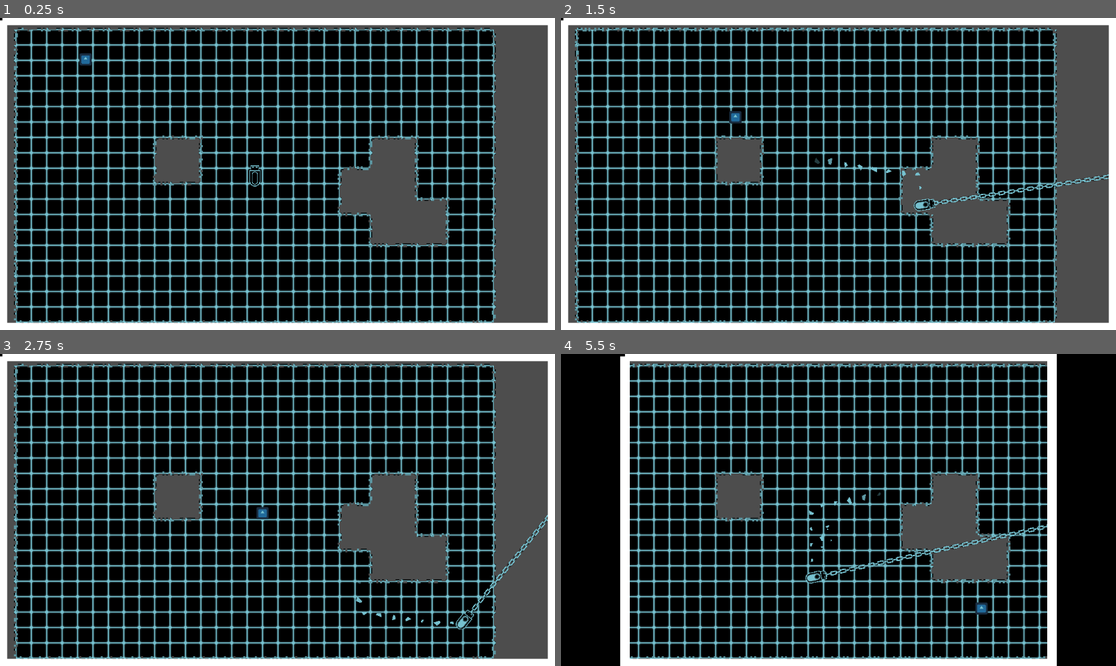
Above: before the commit, frames 1-4 (two rows, left to right).
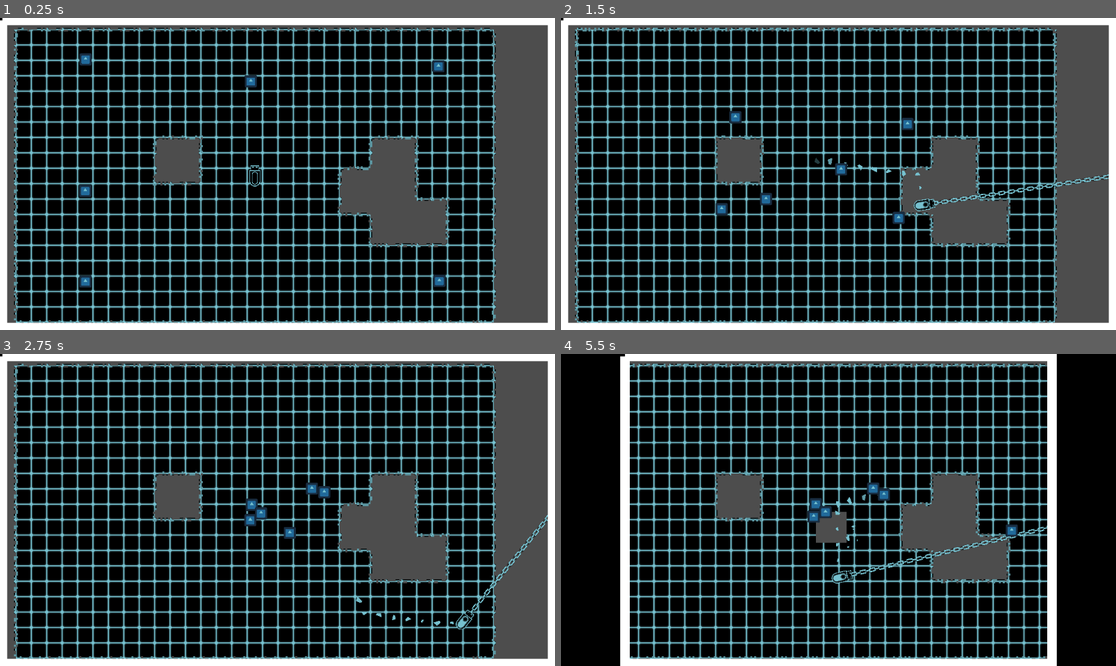
Above: after the commit, the same moments.

Repository: SomeSortOfSam/Hardest_Drive
Game: Godot game, scene res://scenes/gamplay.tscn
Two runs of this game, one before a commit and one after it. Both use one fixed random seed, a clock stepped at 60 frames per second and the inputs below. The engine's default icon, where the game draws it, is replaced by a stand-in: a white triangle on a blue panel in a dark square.
Inputs (mouse positions are in pixels of both pictures, inside the frame that each line leads up to):
- Up to frame 1 (0.25 s): no input
- Up to frame 2 (1.5 s): move the mouse to (960, 158) at 0.52 s; hold D (player_right) 0.53-1.28 s; click (960, 158) at 0.67 s; move the mouse to (727, 189) at 1.27 s; hold S (player_down) from 1.28 s (still down)
- Up to frame 3 (2.75 s): move the mouse to (333, 441) at 2.02 s; release S (player_down) at 2.03 s; hold D (player_right) from 2.03 s (still down)
- Up to frame 4 (5.5 s): move the mouse to (810, 572) at 2.77 s; release D (player_right) at 2.78 s; hold W (player_up) 2.78-3.53 s; click (810, 572) at 2.92 s; move the mouse to (1005, 556) at 3.52 s; hold A (player_left) 3.53-5.03 s; move the mouse to (672, 463) at 4.27 s; move the mouse to (866, 510) at 5.02 s; hold S (player_down) from 5.03 s (still down); click (866, 510) at 5.17 s

The runs differ from the first frame. In frame 1, 0.4% of the frame differs, in the area x 14-81%, y 13-87%; in frame 2, 0.4%; in frame 3, 0.4%; in frame 4, 1.9%, in the area x 43-88%, y 41-84%.

Commit message:
Made enemies die when offscreen

Diff:
--- a/scenes/enemy.tscn
+++ b/scenes/enemy.tscn
@@ -23,7 +23,7 @@
 
 [node name="HurtBox" type="Area2D" parent="."]
 collision_layer = 4
-collision_mask = 8
+collision_mask = 9
 
 [node name="CollisionShape2D" type="CollisionShape2D" parent="HurtBox"]
 position = Vector2(0.5, 0)
--- a/scenes/gamplay.tscn
+++ b/scenes/gamplay.tscn
@@ -918,4 +918,19 @@
 [node name="Enemy" parent="TileMap" instance=ExtResource("5_l7srj")]
 position = Vector2(-398, -243)
 
+[node name="Enemy2" parent="TileMap" instance=ExtResource("5_l7srj")]
+position = Vector2(419, -243)
+
+[node name="Enemy3" parent="TileMap" instance=ExtResource("5_l7srj")]
+position = Vector2(-398, 225)
+
+[node name="Enemy4" parent="TileMap" instance=ExtResource("5_l7srj")]
+position = Vector2(-11, -243)
+
+[node name="Enemy5" parent="TileMap" instance=ExtResource("5_l7srj")]
+position = Vector2(-398, 23)
+
+[node name="Enemy6" parent="TileMap" instance=ExtResource("5_l7srj")]
+position = Vector2(426, 236)
+
 [connection signal="player_pull_requested" from="Camera2D/LetterboxCollider" to="." method="_on_letterbox_collider_player_pull_requested"]
--- a/scripts/enemy.gd
+++ b/scripts/enemy.gd
@@ -44,11 +44,16 @@
 
 	move_and_slide()
 
+func die():
+	queue_free()
 
 func _on_navigation_agent_2d_waypoint_reached(details):
 	set_movement_target(player.global_position)
 
-func _on_hurt_box_area_entered(area):
+func _on_hurt_box_area_entered(area : Area2D):
+	if area.collision_layer == 1:
+		die()
+		return
 	velocity += (global_position - area.global_position).normalized() * movement_speed * 3
 	var cell = tilemap.local_to_map(position)
 	tilemap.erase_cell(0,cell)
